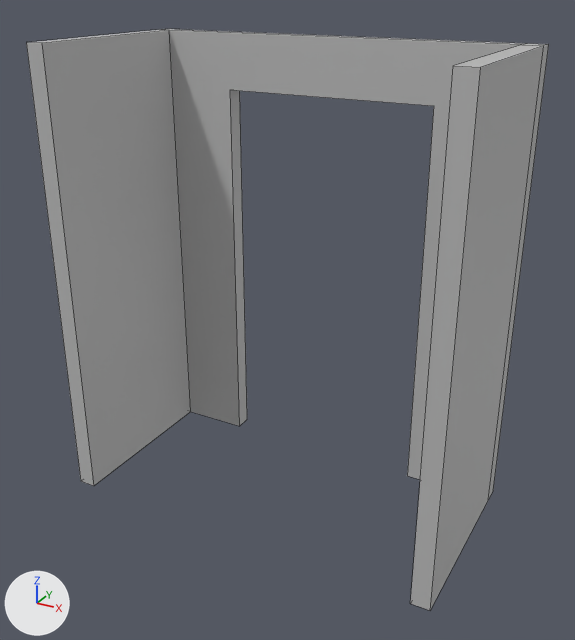
A saved change to the FBX model Assets/Meshes/Modular Room Kit/Single_door_corridoor_end_5.fbx.
Before and after are seen from a camera (50 mm lens) standing at (0.0644, -0.1263, 0.0563) and looking at (0.0269, -0.058, 0.0221). Every picture has the same lights, and +X, +Y and +Z are marked at lower left. Mesh edges are drawn as thin lines. Where no turn or scale is listed for an object, it has been applied to the vertices.
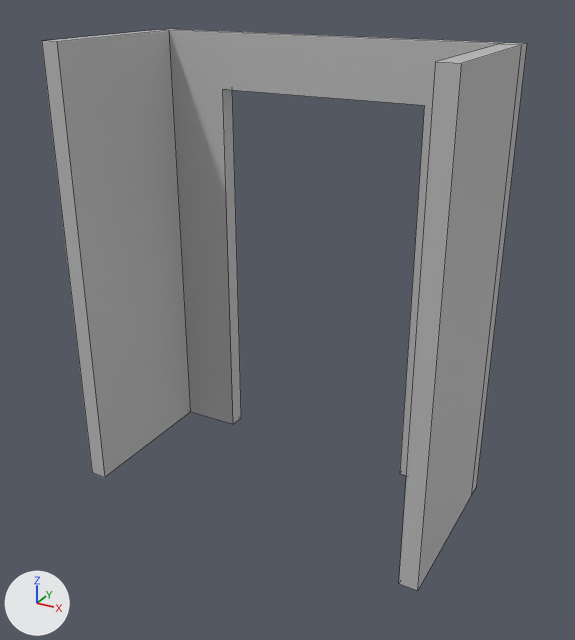
Boxes [x1, y1, x2, y2] around the edits, measured in the pictures (575 x 640 px; the box of a moved part takes in the faces that stretch with it):
'pCube38', reshaped, moved (7% narrower)
    before: [26, 29, 549, 610]
    after: [42, 29, 527, 591]
part 1 of me_mesh, moved or reshaped
    before: [488, 43, 549, 500]
    after: [472, 43, 527, 493]
part 2 of me_mesh, moved or reshaped
    before: [410, 45, 544, 610]
    after: [399, 44, 522, 591]
part 3 of me_mesh, moved or reshaped
    before: [230, 90, 247, 425]
    after: [223, 90, 241, 424]
part 4 of me_mesh, moved or reshaped
    before: [160, 29, 527, 479]
    after: [160, 29, 504, 475]
part 5 of me_mesh, moved or reshaped
    before: [26, 30, 191, 486]
    after: [42, 30, 191, 477]

Diff of the bpy script that builds the scene:
```diff
--- a/Assets/Meshes/Modular Room Kit/Single_door_corridoor_end_5.fbx.py
+++ b/Assets/Meshes/Modular Room Kit/Single_door_corridoor_end_5.fbx.py
@@ me_mesh @@
 me_mesh.from_pydata(...)  # 32 vertices, 26 faces; spans x 0.0..0.044, y -0.022..0.0, z 0.0..0.05
 # used by ob_pcube38; location = (0.004, -0.046, 0.0)
+# me_mesh part 1: all 8 vertices in x 0.042..0.044, y -0.002..0.0, z 0.0..0.05 are moved by (-0.004, 0.0, 0.0)
+# me_mesh part 2: all 4 vertices in x 0.042..0.044, y -0.022, z 0.0..0.05 are moved by (-0.004, 0.002, 0.0)
+# me_mesh part 3: all 8 vertices in x 0.01..0.034, y -0.002..0.0, z 0.0..0.0439 are moved by (-0.003, 0.0, 0.0)
+# me_mesh part 4: all 8 vertices in x 0.0..0.002, y -0.002..0.0, z 0.0..0.05 are moved by (-0.002, 0.0, 0.0)
+# me_mesh part 5: all 4 vertices in x 0.0..0.002, y -0.022, z 0.0..0.05 are moved by (-0.002, 0.002, 0.0)
 me_mesh.materials.append(mat_lambert1)
@@ ob_pcube38 @@
 ob_pcube38 = bpy.data.objects.new('pCube38', me_mesh)
-ob_pcube38.location = (0.004, -0.046, 0.0)
+ob_pcube38.location = (0.006, -0.046, 0.0)
```
